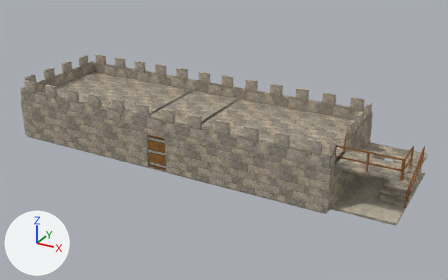
A saved change to the glTF model assets/fort-variants/models/castle-barracks-roof-stair.gltf.
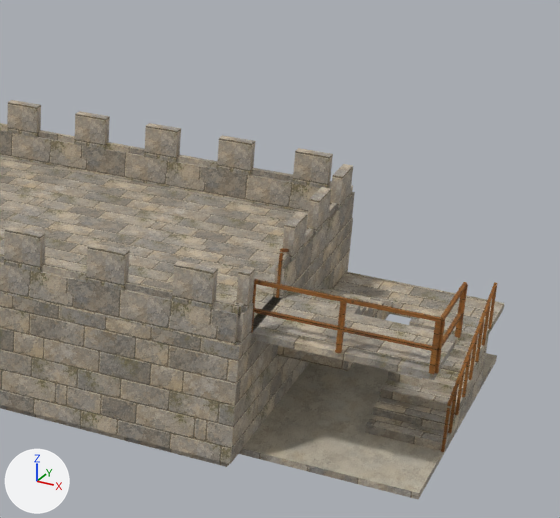
The first picture shows the older version from a 50 mm camera at (25.62, -29.25, 14.01) aimed at (11.14, -2.94, 0.85). The close-ups show the older and then the newer version on the part from 54% to 100% of the width and 15% to 83% of the height of that picture. Only the edits that show in the close-ups are written down. The axes (+X, +Y, +Z) are drawn at lower left. The lights are the same throughout. Where no turn or scale is listed for an object, it has been applied to the vertices. Vertices at exactly the same position are counted once.

Script lines for the objects in view, before the commit:
```python
me_guards_l1_wood = bpy.data.meshes.new('guards-L1-wood')
me_guards_l1_wood.from_pydata(...)  # 210 vertices, 396 faces; spans x 18.0..21.04, y -5.54..-4.0, z 2.12..3.05
me_guards_l1_wood.materials.append(mat_wood)
me_roof_l1_stone = bpy.data.meshes.new('roof-L1-stone')
me_roof_l1_stone.from_pydata(...)  # 85 vertices, 146 faces; spans x 0.0..18.0, y -6.0..0.0, z 2.0..2.1
me_roof_l1_stone.materials.append(mat_stone)
me_stairs_l0_stone = bpy.data.meshes.new('stairs-L0-stone')
me_stairs_l0_stone.from_pydata(...)  # 169 vertices, 344 faces; spans x 18.0..21.0, y -4.0..0.0, z 0.0..2.12
me_stairs_l0_stone.materials.append(mat_stone)
me_stairs_l0_wood = bpy.data.meshes.new('stairs-L0-wood')
me_stairs_l0_wood.from_pydata(...)  # 425 vertices, 738 faces; spans x 17.98..21.02, y -4.02..-1.18, z 0.0..3.0
me_stairs_l0_wood.materials.append(mat_wood)
ob_guards_l1_wood = bpy.data.objects.new('guards-L1-wood', me_guards_l1_wood)
ob_guards_l1_wood.location = (0.0, 0.0, 0.0)
ob_roof_l1_stone = bpy.data.objects.new('roof-L1-stone', me_roof_l1_stone)
ob_roof_l1_stone.location = (0.0, 0.0, 0.0)
ob_stairs_l0_stone = bpy.data.objects.new('stairs-L0-stone', me_stairs_l0_stone)
ob_stairs_l0_stone.location = (0.0, 0.0, 0.0)
ob_stairs_l0_wood = bpy.data.objects.new('stairs-L0-wood', me_stairs_l0_wood)
ob_stairs_l0_wood.location = (0.0, 0.0, 0.0)
# also in view: 'datum-band-L0-stone' at (9.0, -3.0, 2.06); 'walkway-L1-stone' at (19.5, -4.75, 2.06); 'roof-parapet-L1-stone' at (9.0, -3.0, 2.71); 'floor-L0-plaster' at (10.5, -3.0, -0.06); 'floor-L0-stone' at (10.5, -3.0, -0.06)
```
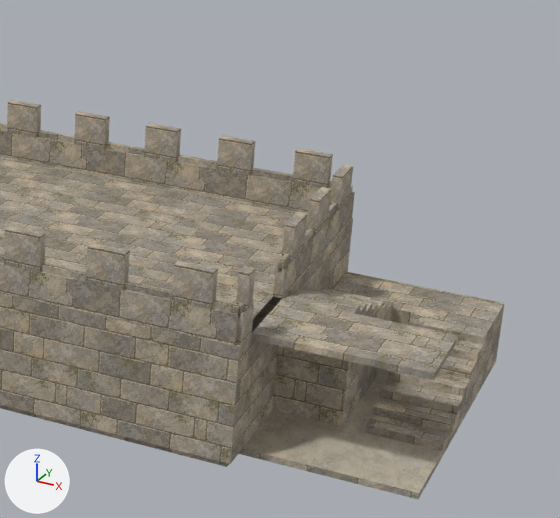
Location of each change, (x1, y1, x2, y2) in pixels of the close-ups (560 x 518 px; the box of a moved part takes in the faces that stretch with it):
'stairs-L0-stone', reshaped
    before: (277, 272, 504, 451)
    after: (273, 272, 504, 451)
'guards-L1-wood', deleted (brown)
    before: (251, 279, 468, 374)
'stairs-L0-wood', deleted
    before: (276, 248, 497, 452)
part 1 of me_stairs_l0_stone, moved or reshaped (mostly hidden before)
    before: (277, 302, 502, 371)
    after: (273, 302, 497, 427)
part 2 of me_stairs_l0_stone, surface changed
    before: (492, 305, 504, 324)
    after: (300, 307, 504, 373)

The change, as a list of edits to the scene's bpy script:
```text
Change me_stairs_l0_stone:
    used by ob_stairs_l0_stone; location = (0.0, 0.0, 0.0)
    remove me_stairs_l0_stone.from_pydata(...)  # 169 vertices, 344 faces; spans x 18.0..21.0, y -4.0..0.0, z 0.0..2.12
    add me_stairs_l0_stone.from_pydata(...)  # 168 vertices, 344 faces; spans x 18.0..21.0, y -4.0..0.0, z 0.0..2.12
    me_stairs_l0_stone part 1
    36 vertices are removed from x 18.0..21.0, y -4.0..-1.2, z 0.94..1.06
    164 faces are deleted
    6 vertices in x 18.5, y -4.0..-1.6, z 1.12..1.47 move by (0.0, 0.0, -0.65)
    5 vertices in x 18.5, y -3.6..-1.6, z 1.25..1.71 move by (0.0, 0.0, -0.41)
    4 vertices in x 18.0..21.0, y -1.0..0.0, z 0.94 move by (0.0, 0.0, -0.94)
    7 vertices move from x 18.0..19.3, y -2.4..0.0, z 0.96..1.43 to x 18.0..19.3, y -2.4..0.0, z 0.18..1.03
    25 vertices are added at x 18.0..19.3, y -4.0..-1.2, z 0.0
    5 new vertices lie (0.0, 0.0, -1.21) away from vertices in x 18.0..19.3, y -3.2..-1.2, z 1.21..1.62
    5 new vertices lie (0.0, -0.25, 0.0) away from vertices in x 18.5, y -3.2..-1.2, z 0.0
    164 new faces join them
    me_stairs_l0_stone part 2: 24 kept faces spanning x 18.0..21.0, y -4.0..0.0, z 0.0..2.12 get new texture (UV) coordinates
Remove ob_stairs_l0_wood:
    ob_stairs_l0_wood = bpy.data.objects.new('stairs-L0-wood', me_stairs_l0_wood)
    ob_stairs_l0_wood.location = (0.0, 0.0, 0.0)
Remove ob_guards_l1_wood:
    ob_guards_l1_wood = bpy.data.objects.new('guards-L1-wood', me_guards_l1_wood)
    ob_guards_l1_wood.location = (0.0, 0.0, 0.0)
```
